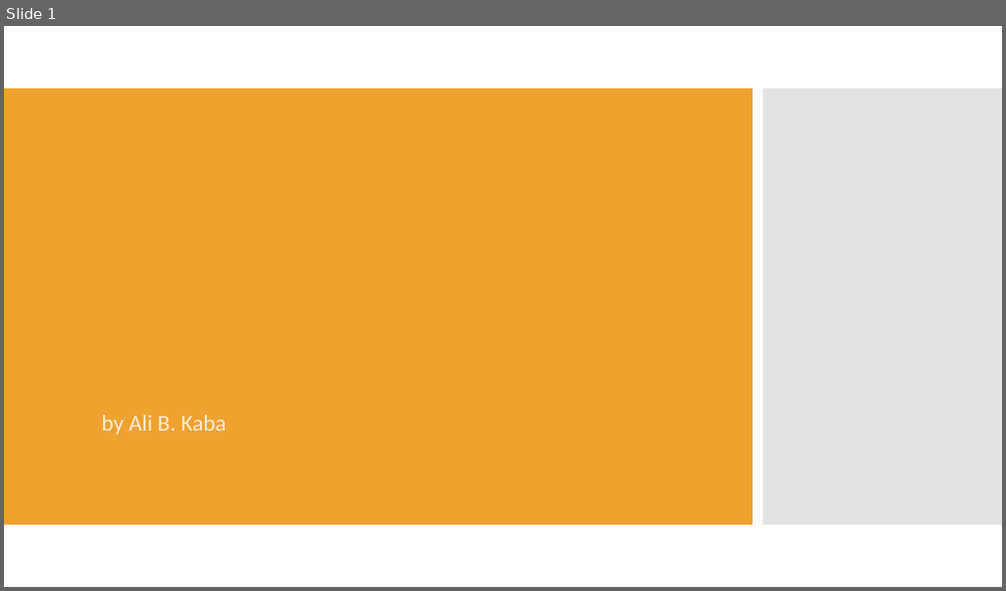
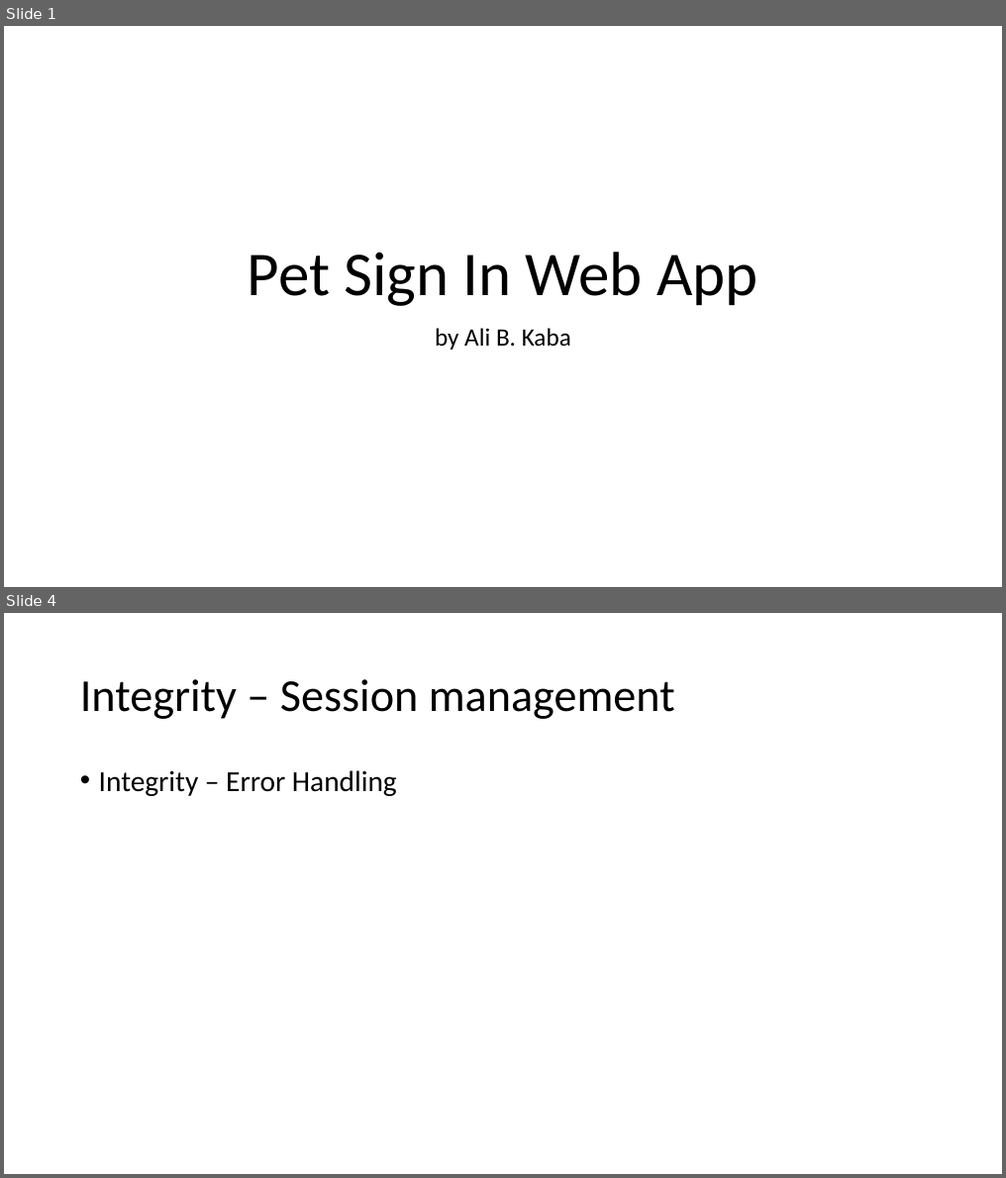
Before and after one commit to alibkaba/Pet_Sign_In_Web_App, a slide deck: doc/Ali_Kaba.pptx. Shown one above the other, each under a label of ours: slide 1 before the commit, slides 1 and 4 after it; the slides between them are not shown. The pictures are 1006x591 and 1006x1178 pixels, drawn with LibreOffice and Linux fonts; fonts in the diff are those of the drawing. Boxes give left, top, right and bottom in pixels: in the first picture for what was removed or moved away, otherwise in the second. Text is boxed around its words. In the diff, an @@ line names an element or a change of style, - is before the commit and + after.

```diff
--- a/doc/Ali_Kaba.pptx
+++ b/doc/Ali_Kaba.pptx
@@ slide 4 added at bbox=[4, 613, 1002, 1174], background #FFFFFF @@
@@ title added at bbox=[80, 679, 675, 719], 44 pt, text #000000 @@
+Integrity – Session management
@@ text added at bbox=[99, 770, 397, 796], 28 pt, text #000000 @@
+• Integrity – Error Handling
@@ slide 1 changed as well @@
@@ rectangle removed at bbox=[4, 88, 752, 525] @@
@@ rectangle removed at bbox=[763, 88, 1002, 525] @@
@@ title added at bbox=[248, 252, 758, 306], 60 pt, text #000000 @@
+Pet Sign In Web App
@@ subtitle "by Ali B. Kaba": place and size @@
-subtitle "by Ali B. Kaba" at bbox=[102, 415, 227, 435]
+subtitle "by Ali B. Kaba" at bbox=[435, 328, 571, 350]
@@ subtitle "by Ali B. Kaba" at bbox=[435, 328, 571, 350]: size 22 to 24 pt, text colour #FCECD5 to #000000; alignment left to centre; less space between paragraphs @@
```
Also in this commit, not shown: 3 other slides added, 3 slides removed, 6 other files.
